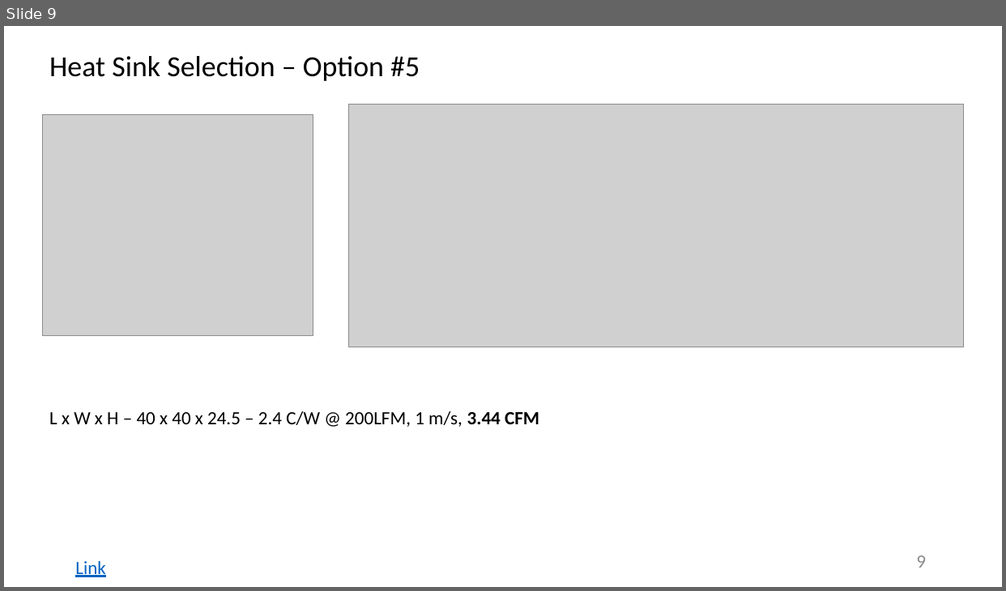
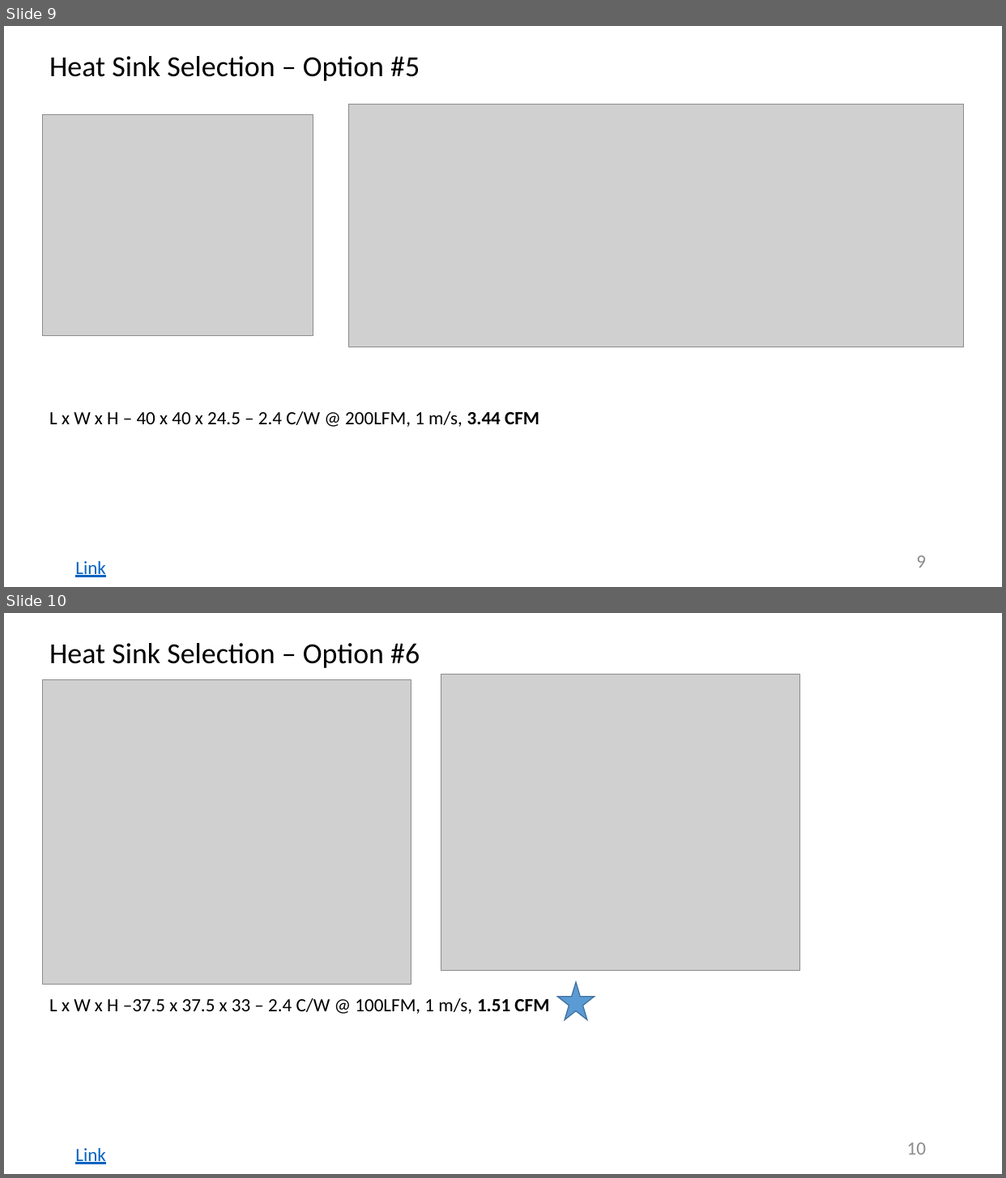
Before and after one commit to furkankarakaya/GaN-Studies, a slide deck: Weekly Reports/2019.09.18 - 2019.09.25 Report.pptx. Shown one above the other, each under a label of ours: slide 9 before the commit, slides 9 and 10 after it. The pictures are 1006x591 and 1006x1178 pixels, drawn with LibreOffice and Linux fonts; fonts in the diff are those of the drawing; grey boxes stand for pictures. Boxes give left, top, right and bottom in pixels: in the first picture for what was removed or moved away, otherwise in the second. Text is boxed around its words. In the diff, an @@ line names an element or a change of style, - is before the commit and + after.

```diff
--- a/Weekly Reports/2019.09.18 - 2019.09.25 Report.pptx
+++ b/Weekly Reports/2019.09.18 - 2019.09.25 Report.pptx
@@ slide 10 added at [4,613,1002,1174], background #FFFFFF @@
@@ text added at [49,643,420,668], 28 pt, text #000000 @@
+Heat Sink Selection – Option #6
@@ picture added at [42,679,411,984] @@
@@ picture added at [441,674,799,971] @@
@@ text added at [49,999,549,1014], 18 pt, text #000000 @@
+L x W x H –37.5 x 37.5 x 33 – 2.4 C/W @ 100LFM, 1 m/s, 1.51 CFM
@@ star added at [558,983,594,1020], fill #5B9BD5, outline #43739E 1 pt @@
@@ page number added at [907,1143,926,1155], 18 pt, text #8C8C8C @@
+10
@@ text added at [75,1148,106,1165], 18 pt, text #0563C1, underline @@
+Link
```
Also in this commit, not shown: 1 other file.
